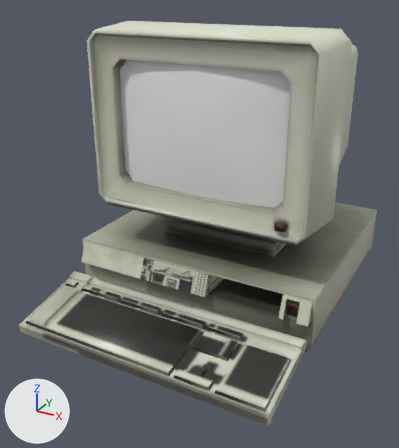
The Blender file resources/meshes/static/1980Computer.blend as it was, and as the next commit left it.
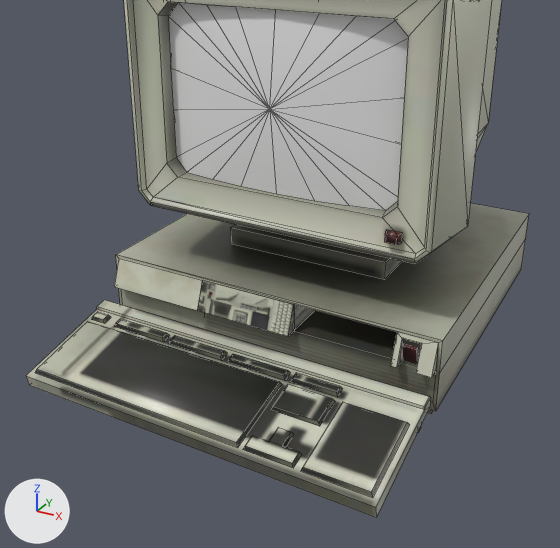
The first picture shows the older version from a 50 mm lens placed at (0.464, -1.044, 0.612), pointed at (-0.022, -0.16, 0.17). The close-ups show both versions on the part from 0% to 100% of the width and 13% to 100% of the height of that picture; other places that the commit changed are outside them. The axes (+X, +Y, +Z) are drawn at lower left. The lights are the same throughout. The close-ups show mesh edges as thin lines.

Objects in the first close-up: 'drive5.25Half', 'drive5.25Whole', 'modelMKeyboard', 'pcModel30', 'pcModel30DriveBezel', 'pcModel30MinitorScreen', 'pcModel30Monitor'.
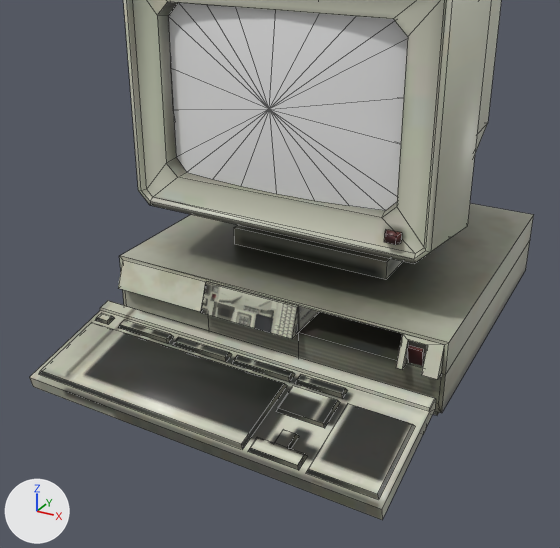
Where the newer file only moved an object's origin or applied its transform, the numbers keep the older frame.

What the commit changed:
me_1980keyboard has 110 vertices, 73 faces and spans x -0.26..0.246, y -0.437..-0.267, z 0.0..0.056.
me_1980keyboard is used by ob_modelmkeyboard.
me_1980keyboard part 1: the whole mesh is moved by (0.007, 0.351, 0.0).
me_1980computer has 54 vertices, 49 faces and spans x -0.261..0.246, y -0.253..0.227, z 0.0..0.115.
me_1980computer is used by ob_pcmodel30; location (0.0, 0.0, 0.0).
me_1980computer part 2: the whole mesh is moved by (0.007, 0.005, 0.0).
me_1980computer_002 has 8 vertices, 6 faces and spans x 0.0..0.146, y 0.0..0.203, z 0.0..0.083.
me_1980computer_002 is used by ob_drive5_25whole; location (-0.105, -0.234, 0.027).
me_1980computer_002 part 3: the whole mesh is moved by (0.0, 0.0, -0.042).
Object 'modelMKeyboard' (ob_modelmkeyboard) moves from (0.0, 0.0, 0.0) to (0.0, -0.351, 0.0).
Object 'pcModel30' (ob_pcmodel30) moves from (0.0, 0.0, 0.0) to (0.0, -0.005, 0.0).
Object 'drive5.25Whole' (ob_drive5_25whole) moves from (-0.105, -0.234, 0.027) to (-0.098, -0.236, 0.069).
Object 'drive5.25Half' (ob_drive5_25half) moves from (-0.105, -0.234, 0.069) to (-0.098, -0.236, 0.069).
Object 'pcModel30DriveBezel' (ob_pcmodel30drivebezel) moves from (-0.105, -0.234, 0.069) to (-0.098, -0.237, 0.069).

Where the change shows, as pixel boxes [x1, y1, x2, y2] in the close-ups (560 x 548 px):
'modelMKeyboard', moved: before [26, 300, 431, 517]; after [30, 301, 436, 520]
'pcModel30', moved: before [114, 203, 529, 414]; after [118, 203, 533, 415]
'pcModel30DriveBezel', moved: before [197, 281, 294, 336]; after [200, 282, 299, 339]
'drive5.25Half', moved: before [294, 305, 315, 330]; after [298, 306, 319, 332]
'drive5.25Whole', moved: before [294, 306, 313, 329]; after [298, 307, 317, 330]
